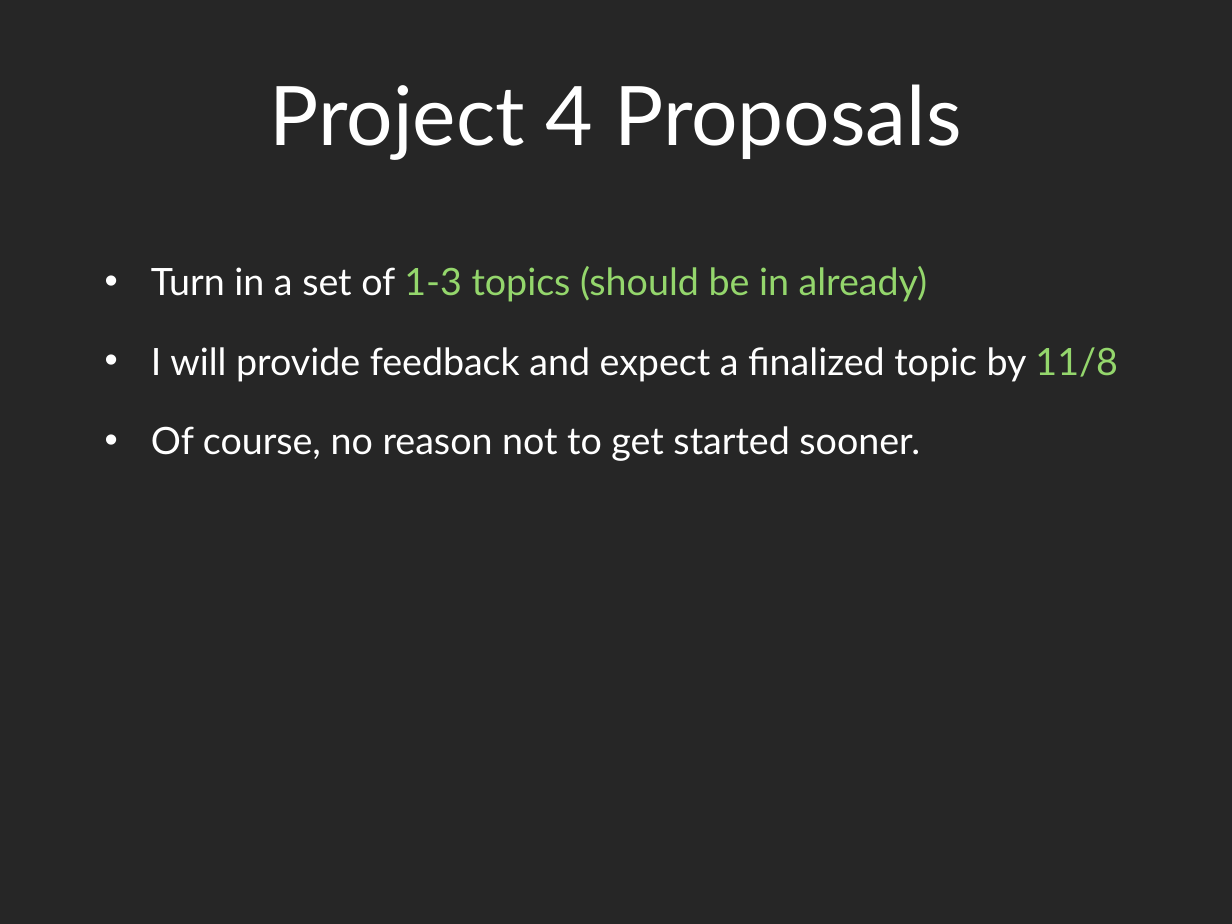
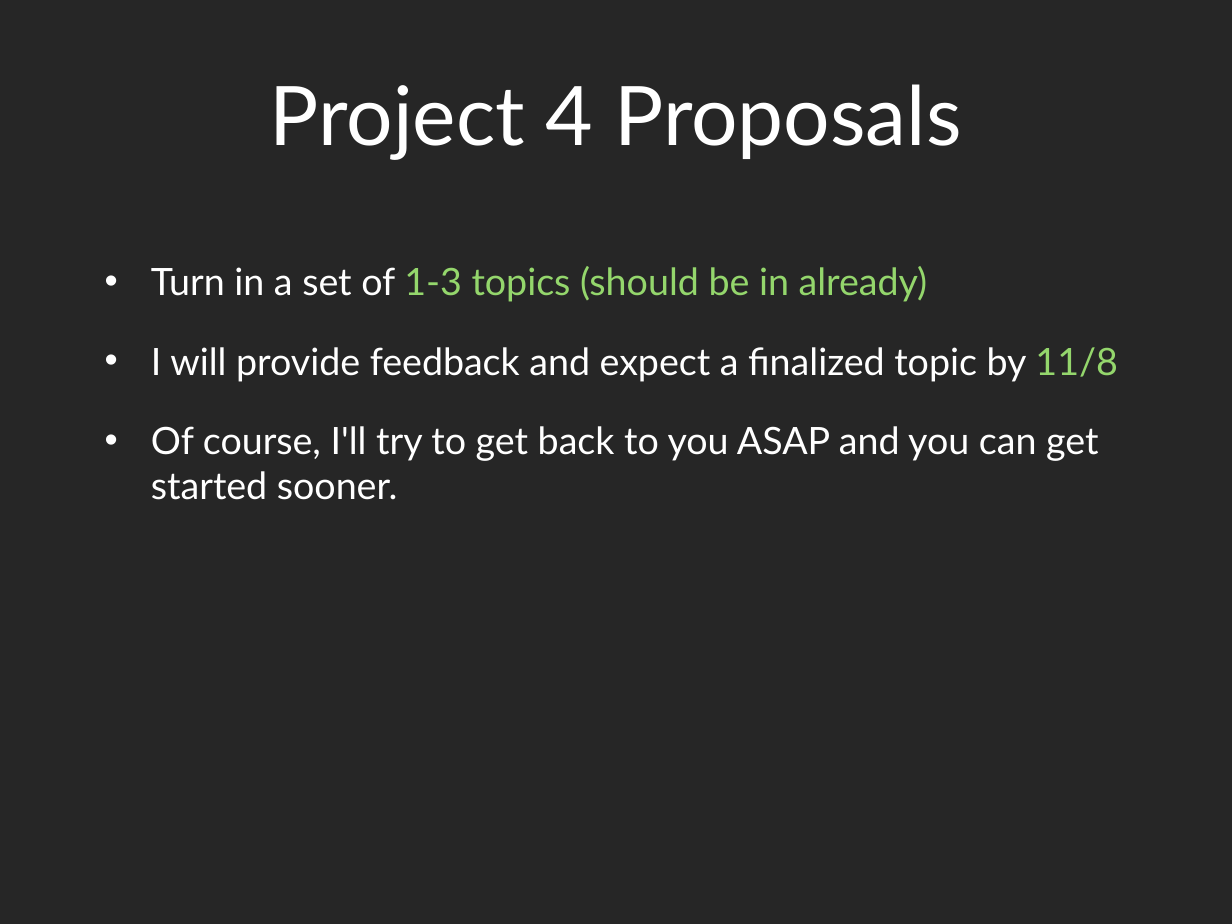
Before and after one commit to dantasse/ssuiweb2014, a slide deck: slide 2 of week10/week10.pptx. Drawn at 1232x924 pixels with LibreOffice and Linux fonts; fonts in the diff are those of the drawing. Boxes give left, top, right and bottom in pixels: in the first picture for what was removed or moved away, otherwise in the second. Text is boxed around its words. In the diff, an @@ line names an element or a change of style, - is before the commit and + after.

```diff
--- a/week10/week10.pptx
+++ b/week10/week10.pptx
@@ text at [151,426,1098,500]: text changed @@
-• Of course, no reason not to get started sooner.
+• Of course, I'll try to get back to you ASAP and you can get started sooner.
```
Also in this commit, not shown: 6 other slides changed, 4 slides added, 1 slide removed, 2 other files.
